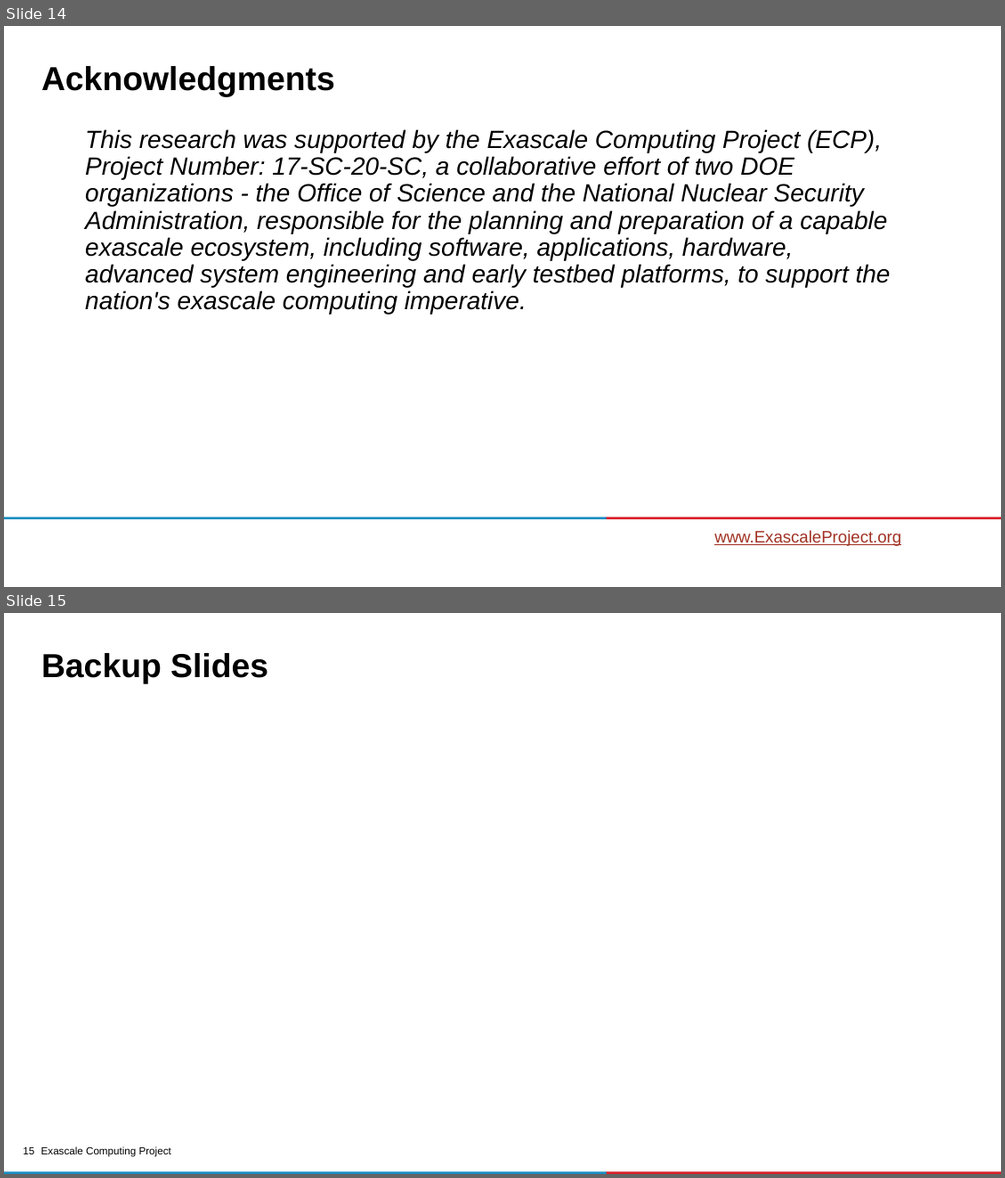
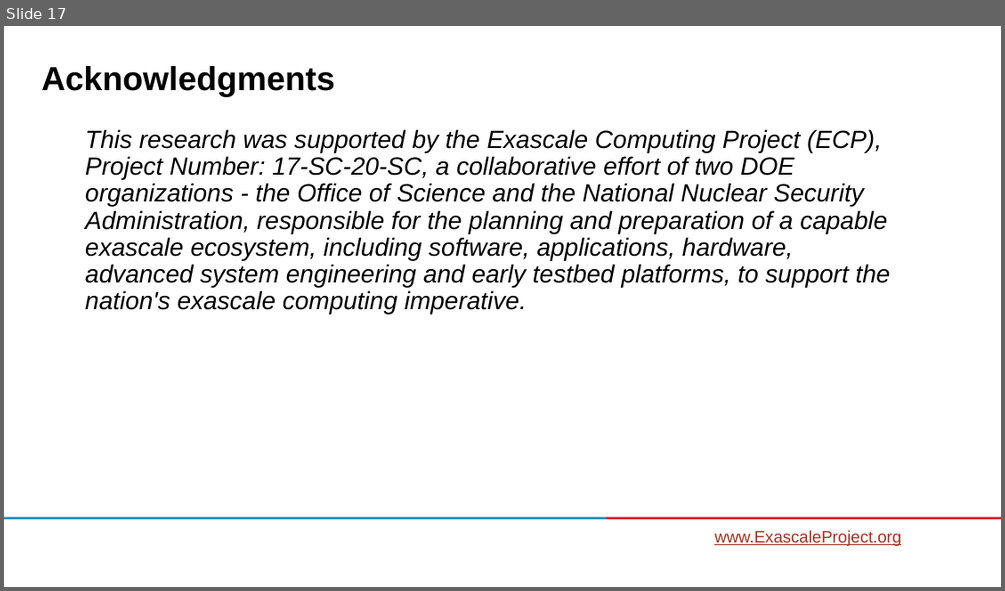
Before and after one commit to ECP-CANDLE/Tutorials, a slide deck: 2020/ECP/slides/03-library.pptx. Shown one above the other, each under a label of ours: slides 14 and 15 before the commit, slide 17 after it. The pictures are 1005x1178 and 1005x591 pixels, drawn with LibreOffice and Linux fonts; fonts in the diff are those of the drawing; background and template pictures are left out. Boxes give left, top, right and bottom in pixels: in the first picture for what was removed or moved away, otherwise in the second. Text is boxed around its words. In the diff, an @@ line names an element or a change of style, - is before the commit and + after.

```diff
--- a/2020/ECP/slides/03-library.pptx
+++ b/2020/ECP/slides/03-library.pptx
@@ slide 15 removed at [4,613,1001,1174], background #FFFFFF @@
@@ title removed at [41,653,268,684] @@
-Backup Slides
@@ text removed at [41,1146,171,1157] @@
-Exascale Computing Project
@@ rectangle removed at [4,1172,606,1174] @@
@@ page number removed at [23,1147,34,1154] @@
-15
@@ rectangle removed at [606,1172,1001,1174] @@
@@ what was slide 14 is now slide 17 @@
```
Also in this commit, not shown: 3 slides added, 3 other slides removed.
